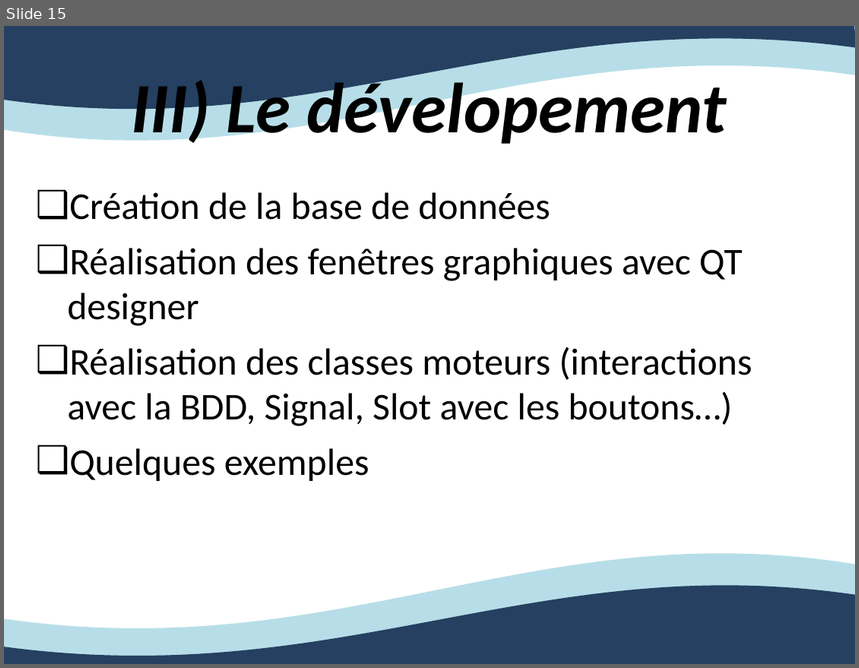
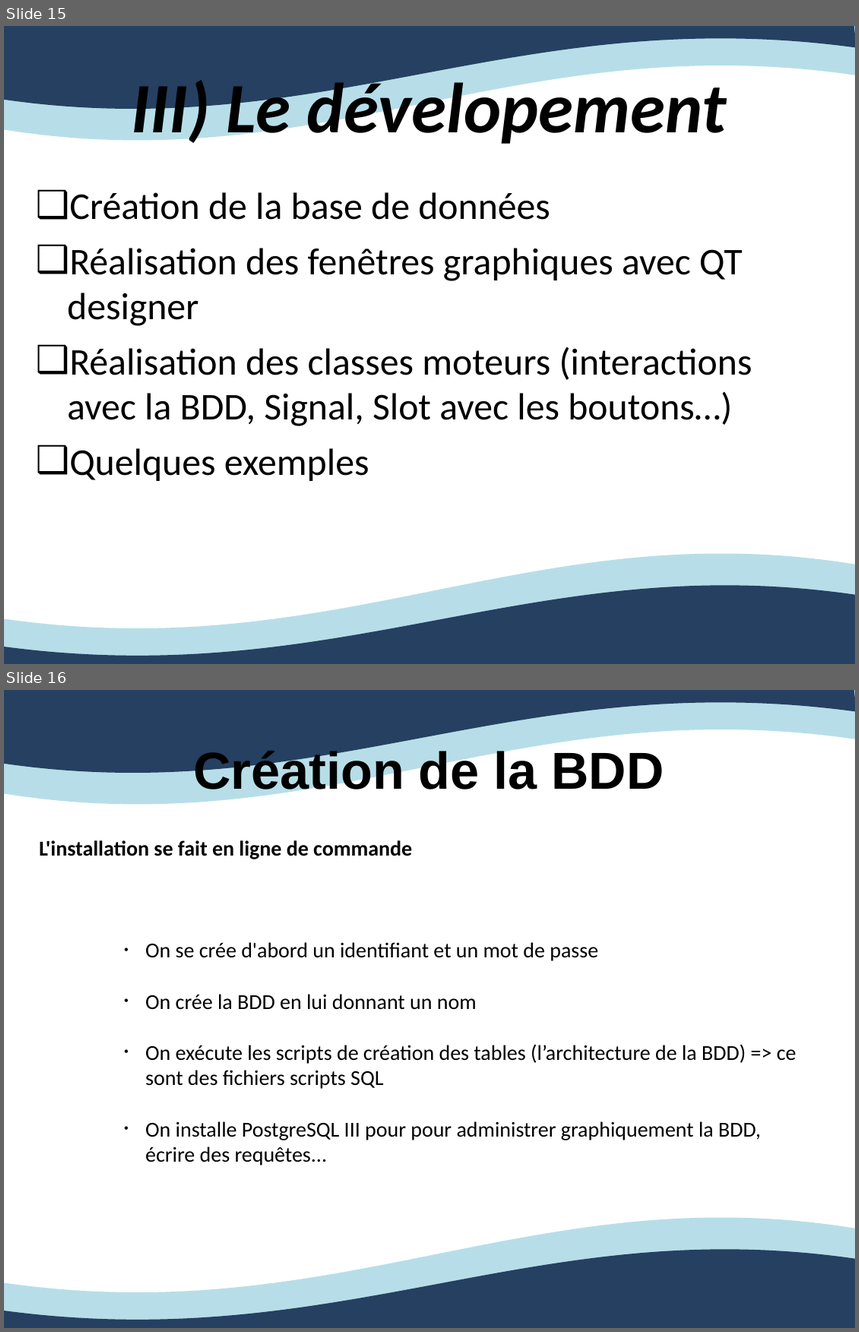
Before and after one commit to Ovan33/Immobilier, a slide deck: docs/Rapport/ProjetTuteureExpression.ppt. Shown one above the other, each under a label of ours: slide 15 before the commit, slides 15 and 16 after it. The pictures are 859x668 and 859x1332 pixels, drawn with LibreOffice and Linux fonts; fonts in the diff are those of the drawing. Boxes give left, top, right and bottom in pixels: in the first picture for what was removed or moved away, otherwise in the second. Text is boxed around its words. In the diff, an @@ line names an element or a change of style, - is before the commit and + after.

Commit message:
Modification du ppt en fr > anglais à faire Ajout d'images pour construction ppt Modification du fichier pencil pour la recherche des biens Ajout de la classe graphique de recherche des biens

```diff
--- a/docs/Rapport/ProjetTuteureExpression.ppt
+++ b/docs/Rapport/ProjetTuteureExpression.ppt
@@ slide 16 added at (x1=4, y1=690, x2=855, y2=1328), background #FFFFFF; not listed: 4 template elements that a slide beside it also shows @@
@@ title added at (x1=194, y1=748, x2=664, y2=799), 44 pt, text #000000, bold @@
+Création de la BDD
@@ text added at (x1=39, y1=840, x2=797, y2=1166), 18 pt, text #000000 @@
+L'installation se fait en ligne de commande
+    • On se crée d'abord un identifiant et un mot de passe
+    • On crée la BDD en lui donnant un nom
+    • On exécute les scripts de création des tables (l’architecture de la BDD) => ce sont des fichiers scripts SQL
+    • On installe PostgreSQL III pour pour administrer graphiquement la BDD, écrire des requêtes...
@@ slide 15 changed as well @@
@@ freeform shape at (x1=4, y1=26, x2=855, y2=140): outline redrawn @@
@@ freeform shape at (x1=4, y1=26, x2=855, y2=110): outline redrawn @@
```
Also in this commit, not shown: 14 other slides changed, 8 other slides added, 11 other files.
